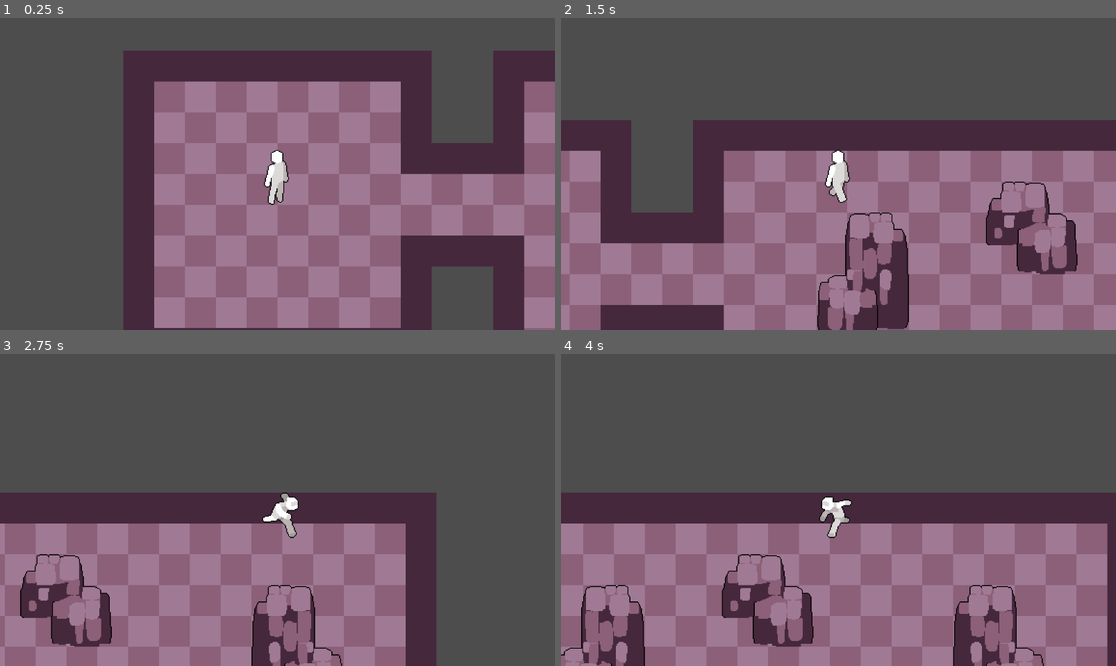
Above: before the commit, frames 1-4 (two rows, left to right).
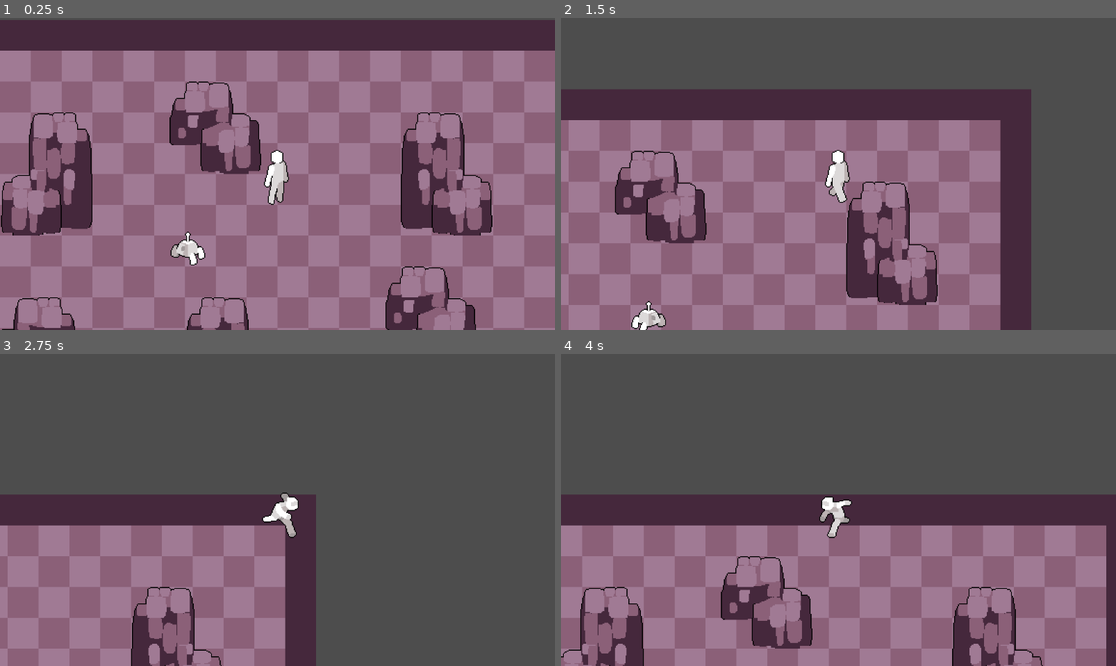
Above: after the commit, the same moments.

Repository: leandrojofre/godot4-rpg-chaotic
Game: Godot game, scene res://scenes/Game.tscn
The game is run twice, just before and just after one commit, with the same random seed, the same clock (stepped at 60 frames per second) and the same inputs.
Inputs:
- Up to frame 1 (0.25 s): no input
- Up to frame 2 (1.5 s): hold D (right) 0.53-1.28 s; hold Shift (run) 0.53-1.28 s; hold W (key-down) from 1.28 s (still down); tap Shift (run) at 1.35 s
- Up to frame 3 (2.75 s): release W (key-down) at 2.03 s; hold D (right) from 2.03 s (still down); hold Shift (run) from 2.03 s (still down)
- Up to frame 4 (4 s): release Shift (run) at 2.78 s; tap Shift (run) at 2.85 s; release D (right) at 3.53 s; hold A (left) from 3.53 s (still down); hold Shift (run) from 3.53 s (still down)

The runs differ from the first frame. In frame 1, 95% of the frame differs, in the area x 0-100%, y 0-100%; in frame 2, 69%; in frame 3, 22%; in frame 4, 5.3%.

Commit message:
Feat: Add enemies
Enemies implemented with two Marker2D that represent the path that the enemy must follow and travel.

Diff:
--- a/project.godot
+++ b/project.godot
@@ -11,7 +11,7 @@
 [application]
 
 config/name="rpg-chaotic"
-run/main_scene="res://scenes/Game.tscn"
+run/main_scene="res://scenes/game.tscn"
 config/features=PackedStringArray("4.2", "GL Compatibility")
 config/icon="res://icon.svg"
 
--- a/scenes/Game.tscn
+++ b/scenes/Game.tscn
@@ -1,13 +1,17 @@
-[gd_scene load_steps=3 format=3 uid="uid://b4dmjuknaxkxs"]
+[gd_scene load_steps=4 format=3 uid="uid://b4dmjuknaxkxs"]
 
-[ext_resource type="PackedScene" uid="uid://dnmmlpglt0gwy" path="res://scenes/characters/Player.tscn" id="1_405un"]
-[ext_resource type="PackedScene" uid="uid://mteiecl10116" path="res://scenes/rooms/Room_base.tscn" id="2_8i2f0"]
+[ext_resource type="PackedScene" uid="uid://dnmmlpglt0gwy" path="res://scenes/characters/player.tscn" id="1_a5hdv"]
+[ext_resource type="PackedScene" uid="uid://mteiecl10116" path="res://scenes/rooms/_room_base.tscn" id="2_ijx2x"]
+[ext_resource type="PackedScene" uid="uid://tifbejx5dytm" path="res://scenes/characters/enemies/_base.tscn" id="3_l8ykf"]
 
 [node name="Game" type="Node2D"]
 y_sort_enabled = true
 
-[node name="CharacterBody2D" parent="." instance=ExtResource("1_405un")]
-position = Vector2(160, 160)
+[node name="Player" parent="." instance=ExtResource("1_a5hdv")]
+position = Vector2(800, 192)
 collision_mask = 3
 
-[node name="Room_base" parent="." instance=ExtResource("2_8i2f0")]
+[node name="Room_base" parent="." instance=ExtResource("2_ijx2x")]
+
+[node name="Enemy_base" parent="." instance=ExtResource("3_l8ykf")]
+position = Vector2(736, 256)
--- a/scenes/characters/Player.tscn
+++ b/scenes/characters/Player.tscn
@@ -1,19 +1,19 @@
 [gd_scene load_steps=10 format=3 uid="uid://dnmmlpglt0gwy"]
 
-[ext_resource type="Script" path="res://scripts/characters/player/Player.gd" id="1_ab3oa"]
+[ext_resource type="Script" path="res://scripts/characters/player/player.gd" id="1_ab3oa"]
 [ext_resource type="Texture2D" uid="uid://bcgj8hy56cle8" path="res://assets/characters/_base.png" id="1_ok42r"]
 
-[sub_resource type="AtlasTexture" id="AtlasTexture_1osy2"]
+[sub_resource type="AtlasTexture" id="AtlasTexture_634xb"]
+atlas = ExtResource("1_ok42r")
+region = Rect2(0, 128, 64, 64)
+
+[sub_resource type="AtlasTexture" id="AtlasTexture_86wtp"]
 atlas = ExtResource("1_ok42r")
 region = Rect2(0, 0, 64, 64)
 
-[sub_resource type="AtlasTexture" id="AtlasTexture_kbt6s"]
+[sub_resource type="AtlasTexture" id="AtlasTexture_k45ii"]
 atlas = ExtResource("1_ok42r")
-region = Rect2(0, 128, 64, 64)
-
-[sub_resource type="AtlasTexture" id="AtlasTexture_i0bum"]
-atlas = ExtResource("1_ok42r")
-region = Rect2(64, 128, 64, 64)
+region = Rect2(64, 0, 64, 64)
 
 [sub_resource type="AtlasTexture" id="AtlasTexture_lmda6"]
 atlas = ExtResource("1_ok42r")
@@ -27,7 +27,7 @@
 animations = [{
 "frames": [{
 "duration": 1.0,
-"texture": SubResource("AtlasTexture_1osy2")
+"texture": SubResource("AtlasTexture_634xb")
 }],
 "loop": true,
 "name": &"idle",
@@ -35,10 +35,10 @@
 }, {
 "frames": [{
 "duration": 1.0,
-"texture": SubResource("AtlasTexture_kbt6s")
+"texture": SubResource("AtlasTexture_86wtp")
 }, {
 "duration": 1.0,
-"texture": SubResource("AtlasTexture_i0bum")
+"texture": SubResource("AtlasTexture_k45ii")
 }],
 "loop": true,
 "name": &"run",
@@ -56,10 +56,10 @@
 "speed": 5.0
 }]
 
-[sub_resource type="RectangleShape2D" id="RectangleShape2D_4rp0d"]
-size = Vector2(18, 18)
+[sub_resource type="CircleShape2D" id="CircleShape2D_4vsvi"]
+radius = 8.0
 
-[node name="CharacterBody2D" type="CharacterBody2D"]
+[node name="Player" type="CharacterBody2D"]
 z_index = 1
 y_sort_enabled = true
 texture_filter = 1
@@ -69,12 +69,11 @@
 sprite_frames = SubResource("SpriteFrames_61tbp")
 animation = &"idle"
 autoplay = "idle"
-frame_progress = 0.357276
 offset = Vector2(0, -32)
 
 [node name="CollisionShape2D" type="CollisionShape2D" parent="."]
-position = Vector2(0, -9)
-shape = SubResource("RectangleShape2D_4rp0d")
+position = Vector2(0, -8)
+shape = SubResource("CircleShape2D_4vsvi")
 
 [node name="Camera2D" type="Camera2D" parent="."]
 offset = Vector2(0, -32)
--- /dev/null
+++ b/scenes/characters/enemies/_base.tscn
@@ -0,0 +1,100 @@
+[gd_scene load_steps=13 format=3 uid="uid://tifbejx5dytm"]
+
+[ext_resource type="Script" path="res://scripts/characters/enemies/_base.gd" id="1_qxuii"]
+[ext_resource type="Texture2D" uid="uid://bxpejyusrid86" path="res://assets/characters/_enemy_base.png" id="1_rmdys"]
+
+[sub_resource type="AtlasTexture" id="AtlasTexture_3fvo1"]
+atlas = ExtResource("1_rmdys")
+region = Rect2(0, 0, 64, 64)
+
+[sub_resource type="AtlasTexture" id="AtlasTexture_jf2kc"]
+atlas = ExtResource("1_rmdys")
+region = Rect2(64, 0, 64, 64)
+
+[sub_resource type="AtlasTexture" id="AtlasTexture_43fuv"]
+atlas = ExtResource("1_rmdys")
+region = Rect2(128, 0, 64, 64)
+
+[sub_resource type="AtlasTexture" id="AtlasTexture_qg257"]
+atlas = ExtResource("1_rmdys")
+region = Rect2(192, 0, 64, 64)
+
+[sub_resource type="AtlasTexture" id="AtlasTexture_784j6"]
+atlas = ExtResource("1_rmdys")
+region = Rect2(0, 64, 64, 64)
+
+[sub_resource type="AtlasTexture" id="AtlasTexture_o0tmg"]
+atlas = ExtResource("1_rmdys")
+region = Rect2(64, 64, 64, 64)
+
+[sub_resource type="AtlasTexture" id="AtlasTexture_4kkxf"]
+atlas = ExtResource("1_rmdys")
+region = Rect2(128, 64, 64, 64)
+
+[sub_resource type="AtlasTexture" id="AtlasTexture_2ya5e"]
+atlas = ExtResource("1_rmdys")
+region = Rect2(192, 64, 64, 64)
+
+[sub_resource type="SpriteFrames" id="SpriteFrames_h1n33"]
+animations = [{
+"frames": [{
+"duration": 1.0,
+"texture": SubResource("AtlasTexture_3fvo1")
+}, {
+"duration": 1.0,
+"texture": SubResource("AtlasTexture_jf2kc")
+}, {
+"duration": 1.0,
+"texture": SubResource("AtlasTexture_43fuv")
+}, {
+"duration": 1.0,
+"texture": SubResource("AtlasTexture_qg257")
+}],
+"loop": true,
+"name": &"idle",
+"speed": 5.0
+}, {
+"frames": [{
+"duration": 1.0,
+"texture": SubResource("AtlasTexture_784j6")
+}, {
+"duration": 1.0,
+"texture": SubResource("AtlasTexture_o0tmg")
+}, {
+"duration": 1.0,
+"texture": SubResource("AtlasTexture_4kkxf")
+}, {
+"duration": 1.0,
+"texture": SubResource("AtlasTexture_2ya5e")
+}],
+"loop": true,
+"name": &"walk",
+"speed": 10.0
+}]
+
+[sub_resource type="CircleShape2D" id="CircleShape2D_fsl5d"]
+radius = 8.0
+
+[node name="Enemy_base" type="CharacterBody2D" node_paths=PackedStringArray("original_position_a", "original_position_b")]
+z_index = 1
+y_sort_enabled = true
+script = ExtResource("1_qxuii")
+original_position_a = NodePath("Marker2D-a")
+original_position_b = NodePath("Marker2D-b")
+
+[node name="AnimatedSprite2D" type="AnimatedSprite2D" parent="."]
+sprite_frames = SubResource("SpriteFrames_h1n33")
+animation = &"walk"
+autoplay = "idle"
+frame_progress = 0.878185
+offset = Vector2(0, -32)
+
+[node name="CollisionShape2D" type="CollisionShape2D" parent="."]
+position = Vector2(0, -8)
+shape = SubResource("CircleShape2D_fsl5d")
+
+[node name="Marker2D-a" type="Marker2D" parent="."]
+position = Vector2(-96, 0)
+
+[node name="Marker2D-b" type="Marker2D" parent="."]
+position = Vector2(96, 0)
--- a/scenes/rooms/Room_base.tscn
+++ b/scenes/rooms/_room_base.tscn
@@ -34,12 +34,6 @@
 2:0/0/physics_layer_0/linear_velocity = Vector2(0, 0)
 2:0/0/physics_layer_0/angular_velocity = 0.0
 2:0/0/physics_layer_0/polygon_0/points = PackedVector2Array(-32, 16, 32, 16, 32, -16, 64, -16, 64, -48, 0, -48, 0, -32, -32, -32)
-4:0/size_in_atlas = Vector2i(1, 3)
-4:0/0 = 0
-4:0/0/texture_origin = Vector2i(16, 32)
-4:0/0/y_sort_origin = -16
-4:0/0/physics_layer_0/linear_velocity = Vector2(0, 0)
-4:0/0/physics_layer_0/angular_velocity = 0.0
 5:0/size_in_atlas = Vector2i(3, 4)
 5:0/0 = 0
 5:0/0/texture_origin = Vector2i(0, 48)
@@ -47,6 +41,12 @@
 5:0/0/physics_layer_0/linear_velocity = Vector2(0, 0)
 5:0/0/physics_layer_0/angular_velocity = 0.0
 5:0/0/physics_layer_0/polygon_0/points = PackedVector2Array(-48, 16, -48, -20, -16, -20, -16, -48, 48, -48, 48, 8, 16, 8, 16, 16, -8, 16)
+4:0/size_in_atlas = Vector2i(1, 3)
+4:0/0 = 0
+4:0/0/texture_origin = Vector2i(16, 32)
+4:0/0/y_sort_origin = -16
+4:0/0/physics_layer_0/linear_velocity = Vector2(0, 0)
+4:0/0/physics_layer_0/angular_velocity = 0.0
 
 [sub_resource type="TileSet" id="TileSet_l62ul"]
 tile_size = Vector2i(32, 32)
--- /dev/null
+++ b/scripts/characters/enemies/_base.gd
@@ -0,0 +1,44 @@
+extends CharacterBody2D
+
+@export var speed = 120
+@export var original_position_a: Marker2D
+@export var original_position_b: Marker2D
+
+@onready var animations = $AnimatedSprite2D
+
+var position_point_a
+var position_point_b
+var position_target
+var velocity_direction
+
+func _ready():
+	position_point_a = original_position_a.global_position
+	position_point_b = original_position_b.global_position
+	position_target = position_point_a
+	velocity_direction = Vector2(0, 0)
+
+func change_direction():
+	if not floor(position.distance_to(position_target)) == 0: return
+
+	if position_target == position_point_a: position_target = position_point_b
+	elif position_target == position_point_b: position_target = position_point_a
+
+func select_animation():
+	if velocity_direction.length() == 0:
+		animations.play("idle")
+	else: animations.play("walk")
+
+	if velocity_direction.x >= 0:
+		animations.flip_h = false
+	else: animations.flip_h = true
+
+
+func _physics_process(_delta):
+	change_direction()
+	select_animation()
+
+	velocity_direction = position.direction_to(position_target).snapped(Vector2(0.1, 0.1))
+	velocity_direction *= speed
+
+	velocity = velocity_direction
+	move_and_slide()
--- a/scripts/characters/player/Player.gd
+++ b/scripts/characters/player/Player.gd
@@ -4,25 +4,30 @@
 @export var run_multiplier = 2.5
 @onready var animations = $AnimatedSprite2D
 
+var step_x
+var step_y
+
+func select_player_animation():
+	if Input.is_action_pressed("run"):
+		animations.play("run")
+		step_x *= run_multiplier
+		step_y *= run_multiplier
+	elif Input.is_action_pressed("key-down"):
+		animations.play("walk")
+	else: animations.play("idle")
+
 func _physics_process(_delta):
 	var input_direction_x = float(Input.is_action_pressed("right")) - float(Input.is_action_pressed("left"))
 	var input_direction_y = float(Input.is_action_pressed("down")) - float(Input.is_action_pressed("up"))
 
-	if input_direction_x < 0:
-		animations.flip_h = true
-	elif input_direction_x > 0:
+	step_x = input_direction_x * speed
+	step_y = input_direction_y * speed
+
+	if input_direction_x >= 0:
 		animations.flip_h = false
+	else: animations.flip_h = true
 
-	var step_x = input_direction_x * speed
-	var step_y = input_direction_y * speed
-
-	if Input.is_action_pressed("run"):
-		animations.play("run")
-		step_x *= run_multiplier
-		step_y *= run_multiplier
-	elif  Input.is_action_pressed("key-down"):
-		animations.play("walk")
-	else: animations.play("idle")
+	select_player_animation()
 
 	velocity.x = step_x
 	velocity.y = step_y
Binary file changed: assets/characters/_base.png
Binary file added: assets/characters/_enemy_base.png
Not shown, changed: assets/characters/_enemy_base.png.import
Binary file removed: assets/rooms/tileset_bounds.png
